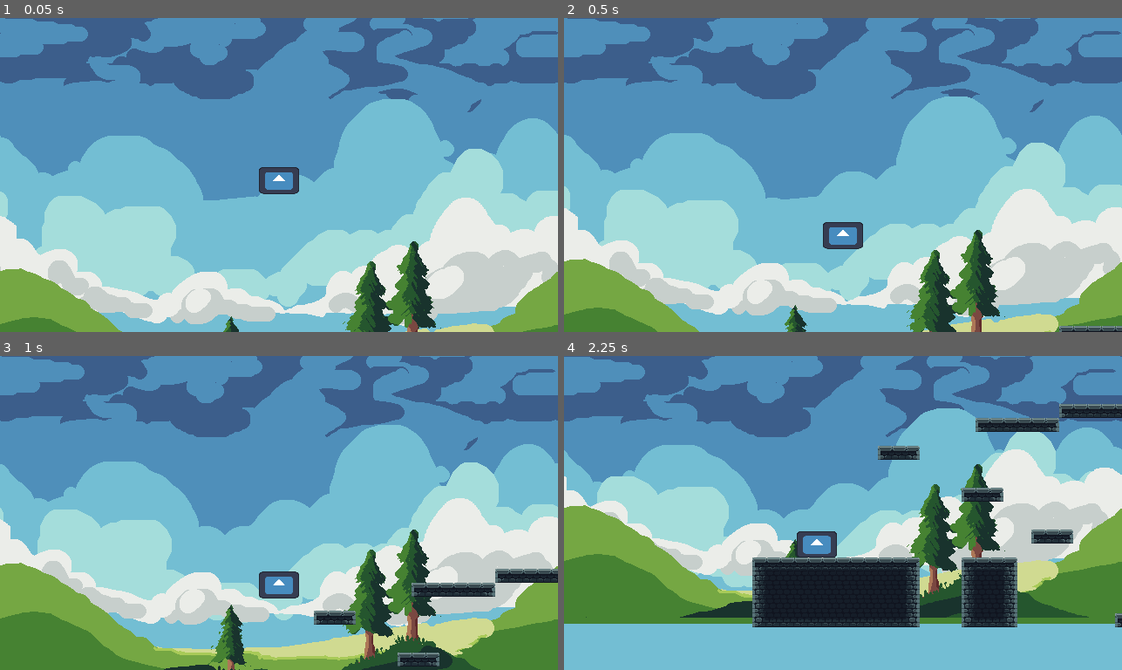
Above: before the commit, frames 1-4 (two rows, left to right).
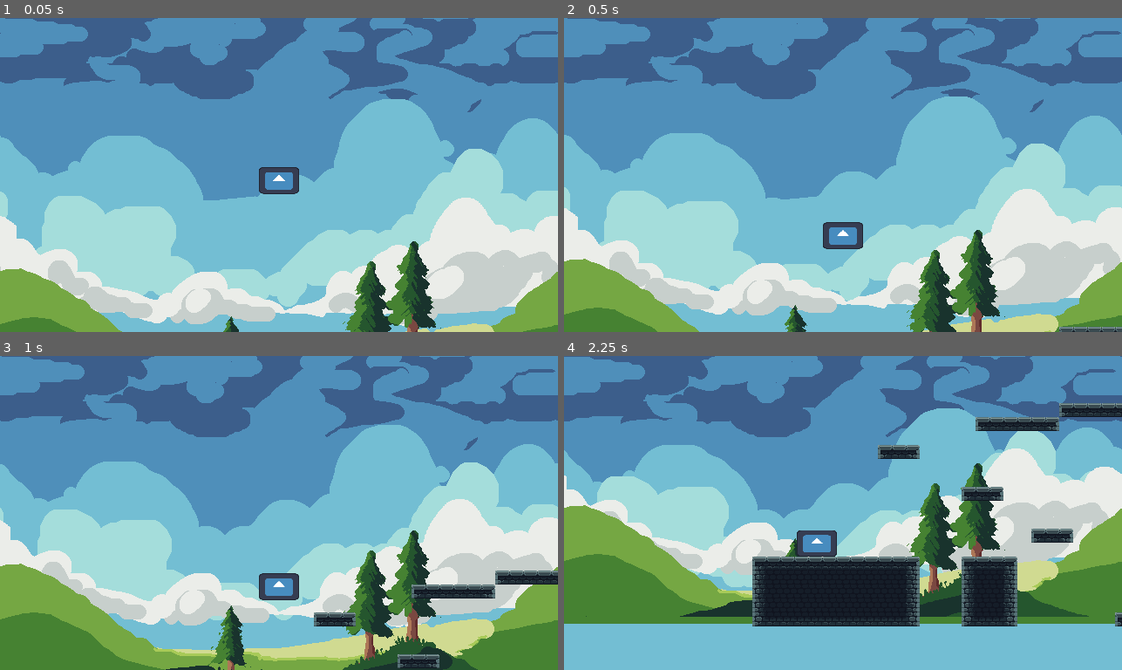
Above: after the commit, the same moments.

Repository: Robocraft999/ScalesToScale
Game: Godot game, scene res://scenes/levels/level_1.tscn
Same seed, same stepped clock (60 frames per second), same inputs: the game is played once before the commit and once after it. This scene is started directly instead of the project's main scene. The engine's default icon, where the game draws it, is replaced by a stand-in: a white triangle on a blue panel in a dark square.
Inputs (mouse positions are in pixels of both pictures, inside the frame that each line leads up to):
- Up to frame 1 (0.05 s): no input
- Up to frame 2 (0.5 s): no input
- Up to frame 3 (1 s): tap Enter at 0.5 s; move the mouse to (401, 497) at 0.52 s; hold D (move_right) from 0.53 s (still down); hold Space (dash) from 0.53 s (still down); click (401, 497) at 0.67 s; tap Up (jump) at 0.77 s
- Up to frame 4 (2.25 s): release D (move_right) at 1.25 s; release Space (dash) at 1.25 s; drag from (731, 528) to (815, 575) at 1.27 s; move the mouse to (898, 443) at 2.02 s; hold A (move_left) from 2.03 s (still down); tap Mouse wheel up (mouse_wheel_up) at 2.1 s

Frame 1 is identical in both runs. In frame 2, 0.4% of the frame differs, in the area x 0-100%, y 39-100%; in frame 3, 3.4%; in frame 4, 4.2%, in the area x 0-100%, y 15-87%.

Commit message:
Shake it off

Diff:
--- a/scripts/better_camera.gd
+++ b/scripts/better_camera.gd
@@ -26,10 +26,10 @@
 		var distance = self.position - follow_node.position
 		var screen_distance = abs(distance / screen_size)
 		if screen_distance.x > dead_zone.x:
-			self.position.x = lerp(self.position.x, follow_node.position.x, screen_distance.x)
+			self.position.x = lerp(self.position.x, follow_node.position.x, 0.1)
 
 		if screen_distance.y > dead_zone.y:
-			self.position.y = lerp(self.position.y, follow_node.position.y, screen_distance.y)
+			self.position.y = lerp(self.position.y, follow_node.position.y, 0.1)
 		pass
 	elif mode == "Point":
 		self.position = point
--- a/scripts/levels/level_1.gd
+++ b/scripts/levels/level_1.gd
@@ -8,7 +8,9 @@
 func start_animation_finished() -> void:
 	%CameraShaker.shake_strength = 15.0
 	%CameraShaker.shake_x = false
-	%CameraShaker.shake_decay_rate = 5.0
+	%CameraShaker.shake_decay_rate = 1.0
+	await get_tree().create_timer(0.5).timeout
+	%CameraShaker.shake_strength = 0.0
 
 func _on_dragon_flag_body_entered(body: Node2D) -> void:
 	if body is Player:
@@ -18,7 +20,8 @@
 		var tween = create_tween()
 		tween.tween_property(cam, "zoom", Vector2(3,3), 3)
 		tween.chain().tween_property(body, "position", Vector2(body.position.x, 0), 3)
-		tween.finished.connect(func(): OptionsManager.get_scene_manager())
+		tween.finished.connect(func(): SceneLoader.load_level_scene_by_name("MainMenu"))
+		await get_tree().create_timer(0.5).timeout
 		body.allow_movement = false
 		pass
 	pass
